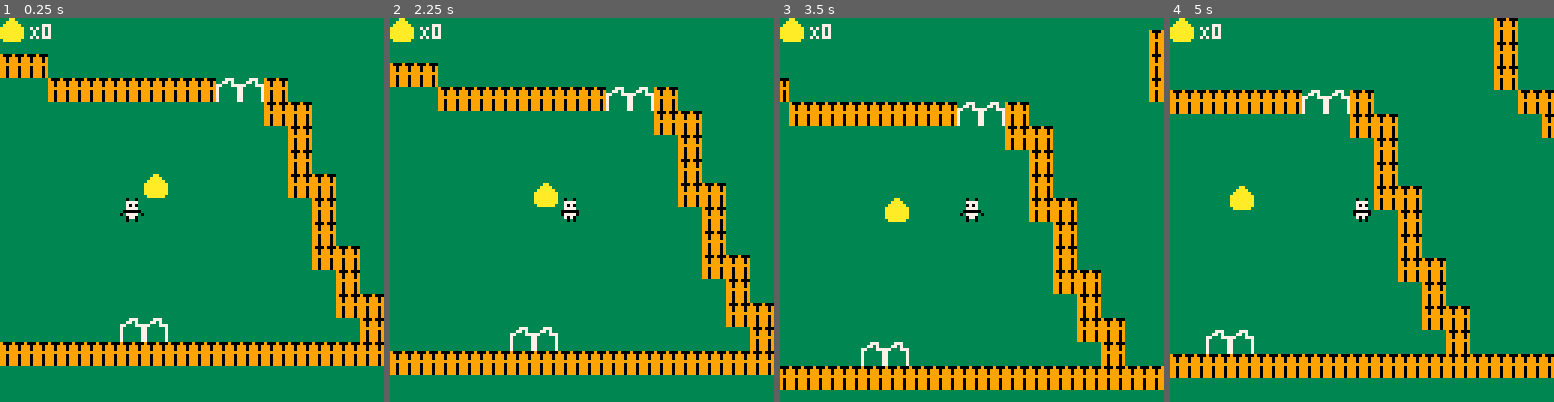
Above: before the commit, frames 1-4 (left to right).
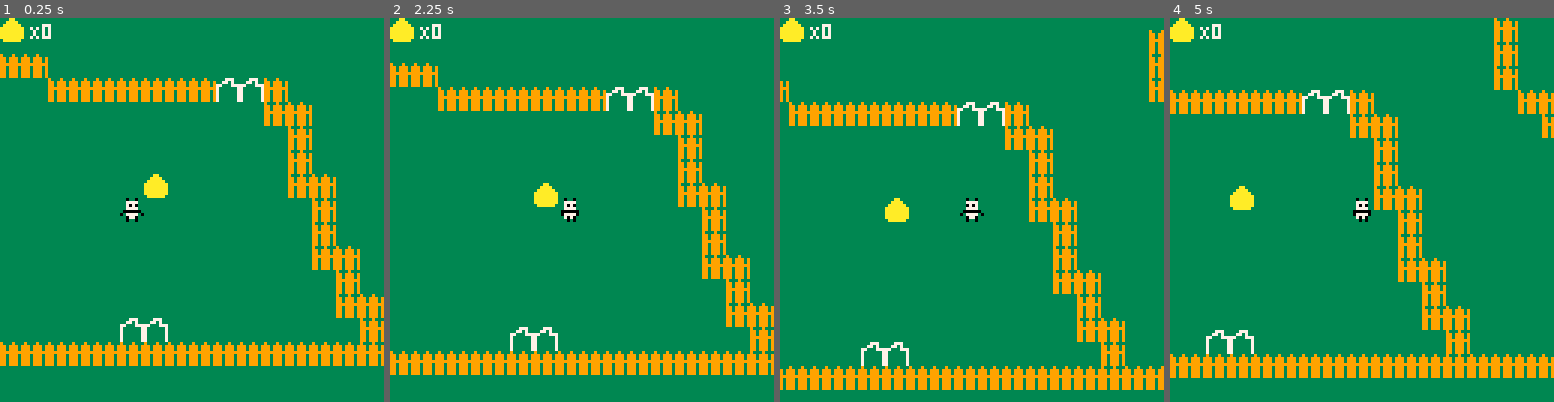
Above: after the commit, the same moments.

Repository: adatechschool/projet-collectif-pico8-marvelous_panda
Game: PICO-8 cartridge mon_petit_zoo.p8
Same seed, same stepped clock (60 frames per second), same inputs: the game is played once before the commit and once after it.
Inputs:
- Up to frame 1 (0.25 s): no input
- Up to frame 2 (2.25 s): hold Right 1.6-2.1 s; hold Up from 2.15 s (still down)
- Up to frame 3 (3.5 s): release Up at 2.42 s; hold Right 2.47-3.03 s; hold Left from 3.08 s (still down)
- Up to frame 4 (5 s): release Left at 3.58 s; hold Down 3.63-3.97 s; hold Right 4.02-4.68 s; hold Up from 4.73 s (still down)

The runs differ from the first frame. In frame 1, 4.4% of the frame differs, in the area x 0-100%, y 9-91%; in frame 2, 4.4%; in frame 3, 4.4%; in frame 4, 4.6%, in the area x 0-100%, y 0-94%.

Commit message:
j'ai dessiné les animaux (sauf l'ours)

Diff:
--- a/mon_petit_zoo.p8
+++ b/mon_petit_zoo.p8
@@ -154,22 +154,22 @@
 end
 
 __gfx__
-00000000cccccccccccccccc3333333300990000bbbbbbbb11111111cc0cc0cb90009000ccc777cceeeeeeee99999999eeeeeeee4444444400999900cccaaccc
-00000000cccccccccccccccc3333333300990000bbbbbbbb11111111cc7777cb99099909cc77c7cce000000e90000009e000000e0004000009900990ccaaaacc
-00000000cccc00cccc00cccc3333333300990000bbb7bbbb11111111cc7070cb9909990977ccc777e000000e90000009e000000e0004000099000099caaaaaac
-00700700cccc00cccc00cccc3333333300990000bb7a7bbb11111111cc7777cb999999997cccccc7eeeeeeee99000000e00000ee0004000090000009aaaaaaaa
-00077000cccc77777777cccc3333333300000000bbb7bbbb11111111c0000000990999097cccccc7e000000000999999eeeeeee00004000090000009aaaaaaaa
-00077000ccc7777777777ccc3333333300990000bbbbb9bb111111110c7777cb990999097cccccc7e000000000000009e00eee000004000099000009aaaaaaaa
-00700700cc777007700777cc3333333300990000bbbb9a9b11111111cc0770cc990999097cccccc7e000000090000009e0000eee0004000009900099aaaaaaaa
-00000000cc777007700777cc3333333300990000bbbbb9bb11111111cc0cc0cc990999097cccccc7e000000099999999e000000e0004000000999990caaaaaac
-33333333cc777777777777cc00aaaa00cc0cc0cccc0cc0cc000000000000000000000000cccccccccccccccc0000000000000000000000000000000000000000
-33333333cccc00777700cccc00a00aaacc7777cccc7777cc000000000000000000000000ccc88ccccccccccc0000000000000000000000000000000000000000
-33333333cccc77777777cccc0aa0000acc7070cccc7070cc000000000000000000000000cc8cc8cccccccccc0000000000000000000000000000000000000000
-33333333c00077777777000caa000000cc7777cccc7777cc000000000000000000000000c8cccc8ccccccccc0000000000000000000000000000000000000000
-33333333cc007777777700ccaa0000aac000000cc000000c000000000000000000000000c8cccc8ccccccccc0000000000000000000000000000000000000000
-33333333cccc777cc777cccc0aa00aa00c7777c0c077770c000000000000000000000000c8cccc8ccccccccc0000000000000000000000000000000000000000
-33333333cccc000cc000cccc00aaaa00cc0770cccc7070cc000000000000000000000000c8cccc8ccccccccc0000000000000000000000000000000000000000
-33333333cccccccccccccccc00000000cc0cc0ccccc0c0cc000000000000000000000000c8cccc8ccccccccc0000000000000000000000000000000000000000
+00000000cccccccccccccccc33333333ccbbbcccbbbbbbbb11111111cc0cc0cb9ccc9cccccc777cccccc8cccccaccaccccdccdcccc9cc9cc00999900cccaaccc
+00000000cccccccccccccccc33333333cccbccccbbbbbbbb11111111cc7777cb99c999c9cc77c7cccc7777ccccaaaacccc7dd7cccc7997cc09900990ccaaaacc
+00000000cccc00cccc00cccc33333333cccbccccbbb7bbbb11111111cc7070cb99c999c977ccc777cc7070cccc0aa0cccc0dd0cccc9090cc99000099caaaaaac
+00700700cccc00cccc00cccc33333333cccbccccbb7a7bbb11111111cc7777cb999999997cccccc7cc777accacaaaacccc7447cc0c9999c090000009aaaaaaaa
+00077000cccc77777777cccc33333333cccbccccbbb7bbbb11111111c000000099c999c97cccccc77aa77877caaaaaaccddddddc9c99990990000009aaaaaaaa
+00077000ccc7777777777ccc33333333cccbccccbbbbb9bb111111110c7777cb99c999c97cccccc7c7a7777ccca77acadd0dd0dd099779cc99000009aaaaaaaa
+00700700cc777007700777cc33333333cccbccccbbbb9a9b11111111cc0770cc99c999c97cccccc7cc7777cccca77acccddddddccc0770cc09900099aaaaaaaa
+00000000cc777007700777cc33333333ccbbbcccbbbbb9bb11111111cc0cc0cc99c999c97cccccc7ccaccaccccaccacccc0dd0cccc9cc9cc00999990caaaaaac
+33333333cc777777777777cccc9cc9cccc0cc0cccc0cc0ccbbbbbbbb0000000000000000cccccccc000000000000000000000000000000000000000000000000
+33333333cccc00777700cccccc9999cccc7777cccc7777ccbbbbbb000000000000000000ccc88ccc000000000000000000000000000000000000000000000000
+33333333cccc77777777cccccc9070cccc7070cccc7070ccbbb000030000000000000000cc8cc8cc000000000000000000000000000000000000000000000000
+33333333c00077777777000c9c9777c9cc7777cccc7777ccbbb033330000000000000000c8cccc8c000000000000000000000000000000000000000000000000
+33333333cc007777777700cc9c77779cc000000cc000000c000033330000000000000000c8cccc8c000000000000000000000000000000000000000000000000
+33333333cccc777cc777cccc997777cc0c7777c0c077770c033333b30000000000000000c8cccc8c000000000000000000000000000000000000000000000000
+33333333cccc000cc000cccccc9999cccc0770cccc7070cc33333bbb0000000000000000c8cccc8c000000000000000000000000000000000000000000000000
+33333333cccccccccccccccccc9cc9cccc0cc0ccccc0c0cc333b3bb30000000000000000c8cccc8c000000000000000000000000000000000000000000000000
 00000000000000000000000000000000000000000000000000000000000000000000000000000000000000000000000000000000000000000000000000000000
 00000000000000000000000000000000000000000000000000000000000000000000000000000000000000000000000000000000000000000000000000000000
 00000000000000000000000000000000000000000000000000000000000000000000000000000000000000000000000000000000000000000000000000000000
